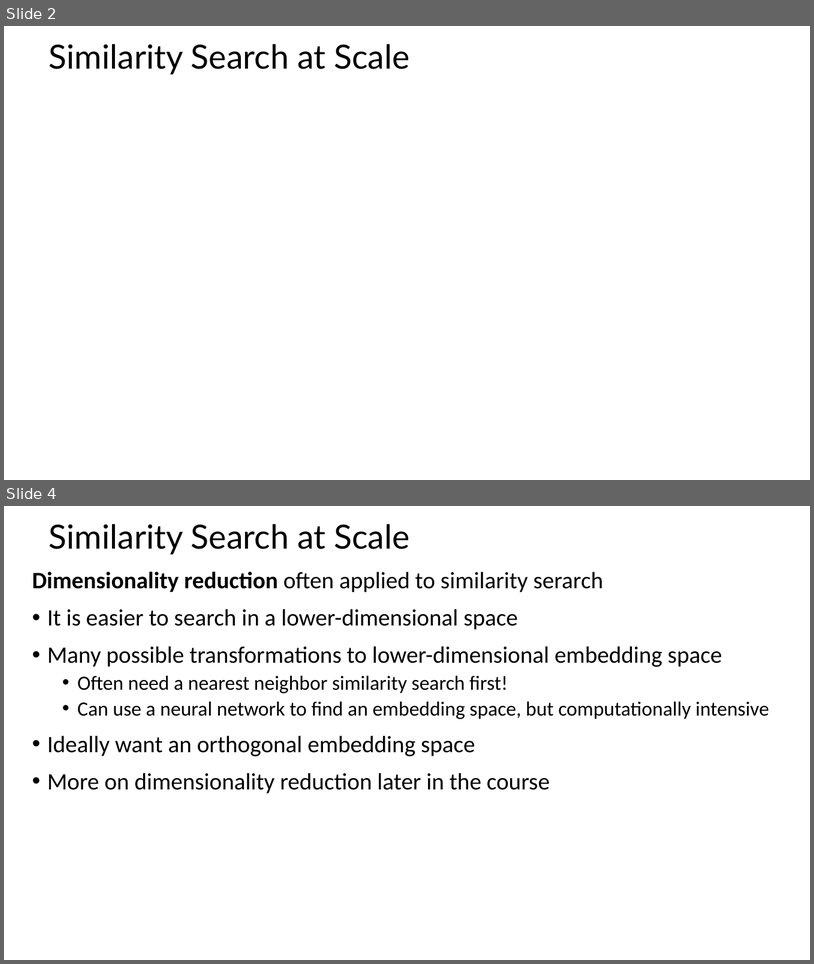
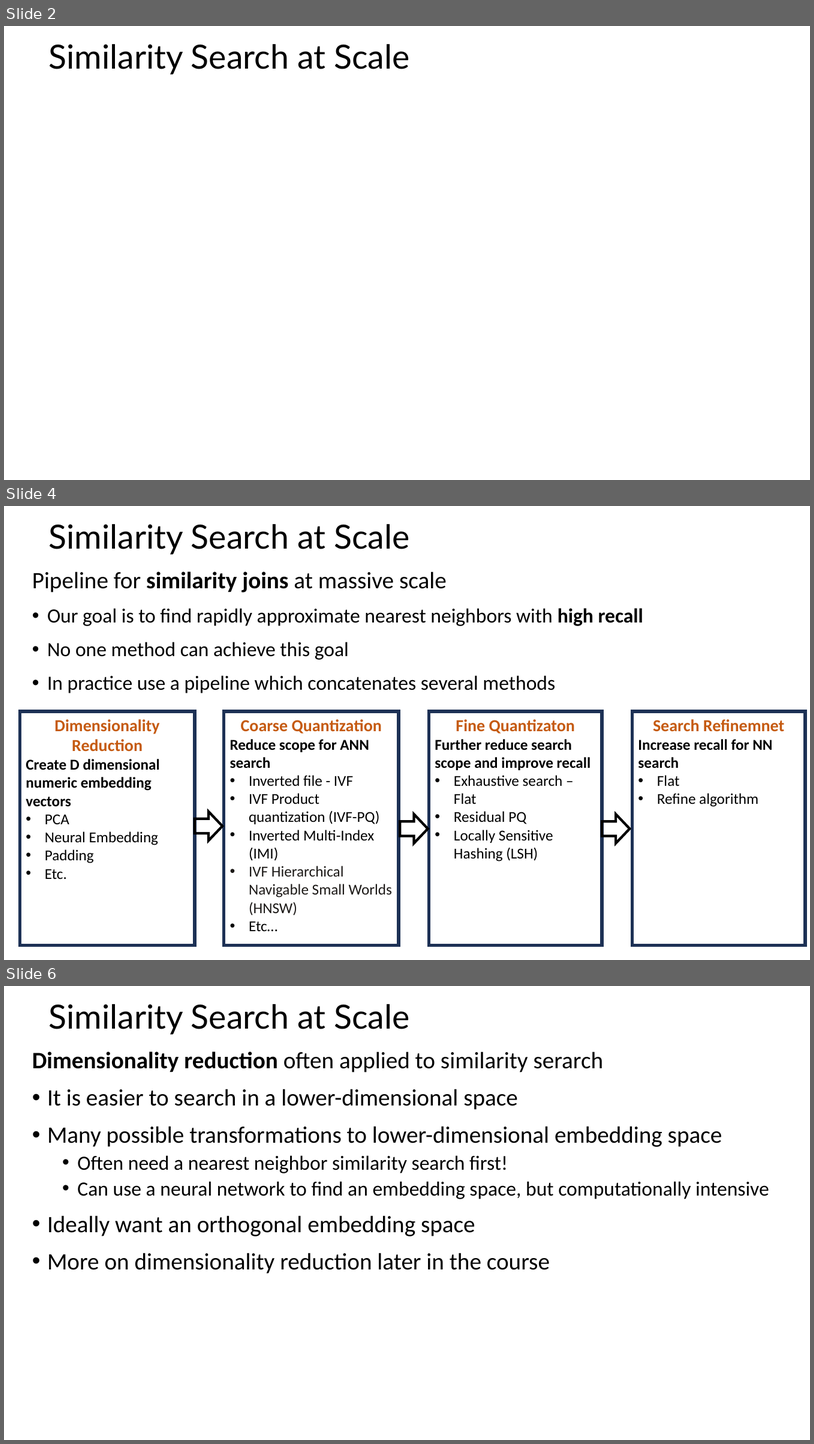
Before and after one commit to tenevian/Harvard-SSP-Data-Mining, a slide deck: slides/5_EfficientSimilaritySearch.pptx. Shown one above the other, each under a label of ours: slides 2 and 4 before the commit, slides 2, 4 and 6 after it; the slides between them are not shown. The pictures are 814x964 and 814x1444 pixels, drawn with LibreOffice and Linux fonts; fonts in the diff are those of the drawing; grey boxes stand for pictures. Boxes give left, top, right and bottom in pixels: in the first picture for what was removed or moved away, otherwise in the second. Text is boxed around its words. In the diff, an @@ line names an element or a change of style, - is before the commit and + after.

```diff
--- a/slides/5_EfficientSimilaritySearch.pptx
+++ b/slides/5_EfficientSimilaritySearch.pptx
@@ slide 4 added at [4,506,810,960], background #FFFFFF @@
@@ title added at [48,524,410,555], 39.6 pt, text #000000 @@
+Similarity Search at Scale
@@ text added at [32,571,644,693], 24 pt, text #000000 @@
+Pipeline for similarity joins at massive scale
+• Our goal is to find rapidly approximate nearest neighbors with high recall
+• No one method can achieve this goal
+• In practice use a pipeline which concatenates several methods
@@ rectangle added at [20,712,195,945], outline #1E3256 4 pt, 18 pt, text #000000, bold @@
+Dimensionality Reduction
+Create D dimensional numeric embedding vectors
+• PCA
+• Neural Embedding
+• Padding
+• Etc.
@@ rectangle added at [224,712,399,945], outline #1E3256 4 pt, 18 pt, text #000000 @@
+Coarse Quantization
+Reduce scope for ANN search
+• Inverted file - IVF
+• IVF Product quantization (IVF-PQ)
+• Inverted Multi-Index (IMI)
+• IVF Hierarchical Navigable Small Worlds (HNSW)
+• Etc…
@@ rectangle added at [429,712,602,945], outline #1E3256 4 pt, 18 pt, text #000000 @@
+Fine Quantizaton
+Further reduce search scope and improve recall
+• Exhaustive search – Flat
+• Residual PQ
+• Locally Sensitive Hashing (LSH)
@@ rectangle added at [633,712,806,945], outline #1E3256 4 pt, 18 pt, text #000000, bold @@
+Search Refinemnet
+Increase recall for NN search
+• Flat
+• Refine algorithm
@@ right arrow added at [195,811,222,841], outline #000000 3 pt @@
@@ right arrow added at [400,814,428,843], outline #000000 3 pt @@
@@ right arrow added at [602,814,630,843], outline #000000 3 pt @@
@@ what was slide 4 is now slide 6 @@
```
Also in this commit, not shown: 2 slides changed, 20 other slides added.
